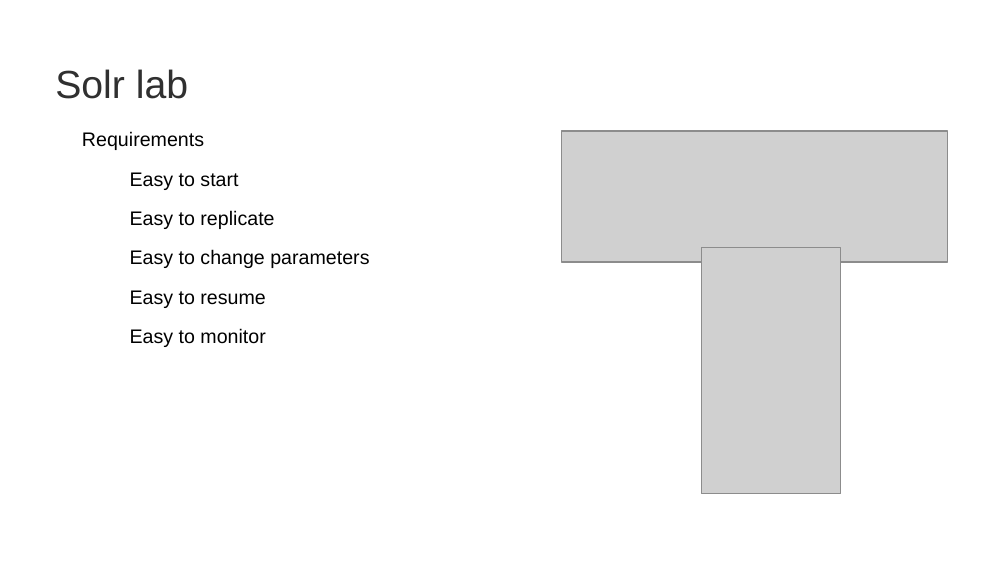
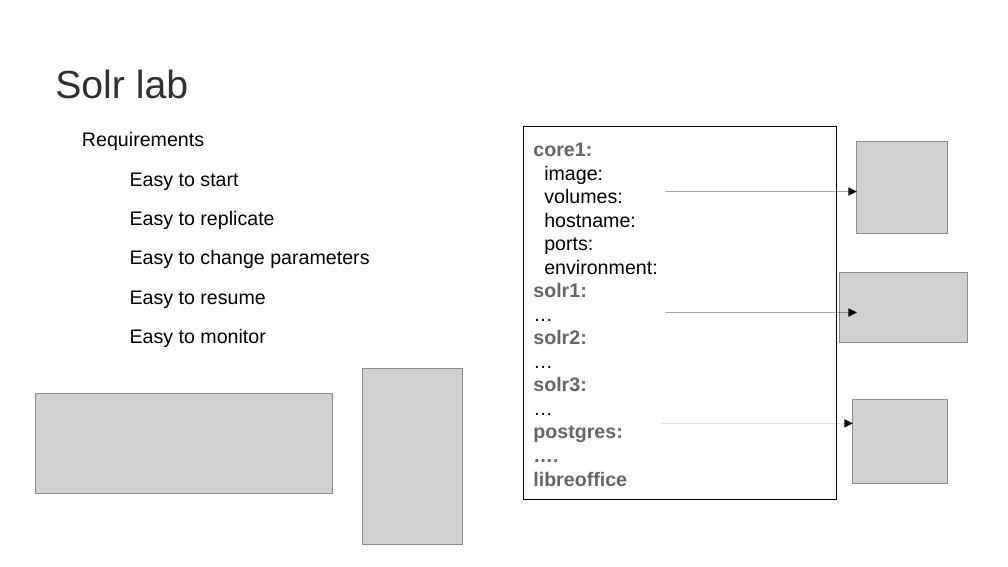
Before and after one commit to OrderOfTheBee/beecon, a slide deck: slide 7 of 2017/assets/files/L21/BeeCon2017.odp. Drawn at 1008x567 pixels with LibreOffice and Linux fonts; fonts in the diff are those of the drawing; grey boxes stand for pictures; background and template pictures are left out. Boxes give left, top, right and bottom in pixels: in the first picture for what was removed or moved away, otherwise in the second. Text is boxed around its words. In the diff, an @@ line names an element or a change of style, - is before the commit and + after.

```diff
--- a/2017/assets/files/L21/BeeCon2017.odp
+++ b/2017/assets/files/L21/BeeCon2017.odp
@@ rectangle added at [523, 127, 837, 500], fill #FFFFFF, outline #000000 0 pt, 14 pt, text #666666, bold @@
+core1:
+image:
+volumes:
+hostname:
+ports:
+environment:
+solr1:
+…
+solr2:
+…
+solr3:
+…
+postgres:
+….
+libreoffice
@@ picture: place and size @@
-picture at [561, 131, 948, 262]
+picture at [857, 141, 948, 234]
@@ arrow added from (665, 192) to (857, 192), #000000 0 pt @@
@@ picture: place and size @@
-picture at [702, 247, 842, 494]
+picture at [840, 272, 968, 343]
@@ arrow added from (665, 312) to (857, 312), #000000 0 pt @@
@@ picture added at [363, 369, 463, 544] @@
@@ picture added at [35, 393, 333, 494] @@
@@ picture added at [853, 400, 948, 484] @@
@@ arrow added from (661, 423) to (853, 423), #000000 0 pt @@
```
Also in this commit, not shown: 7 other slides changed, 2 slides added, 2 slides removed, 15 other files.
